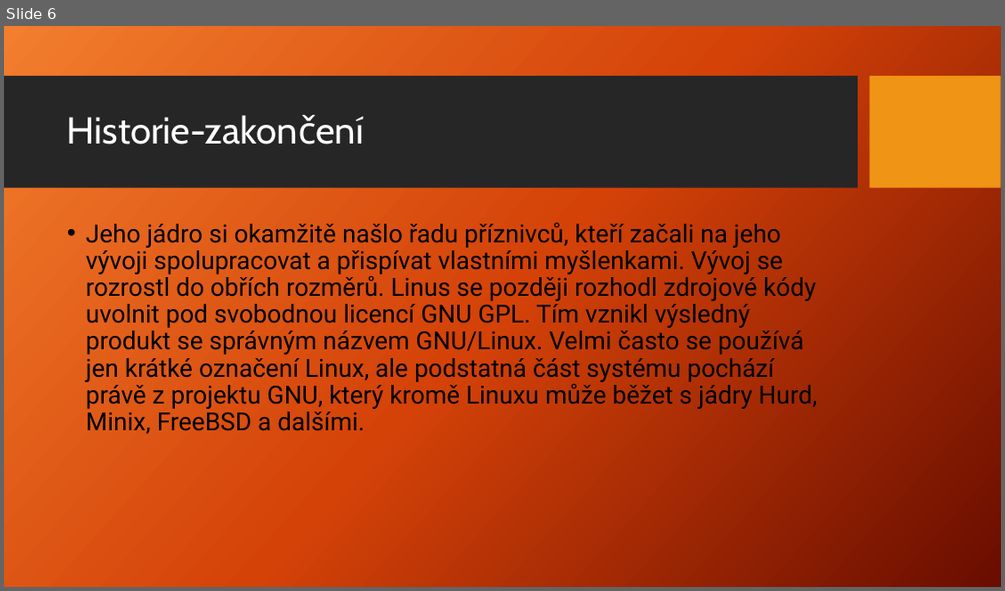
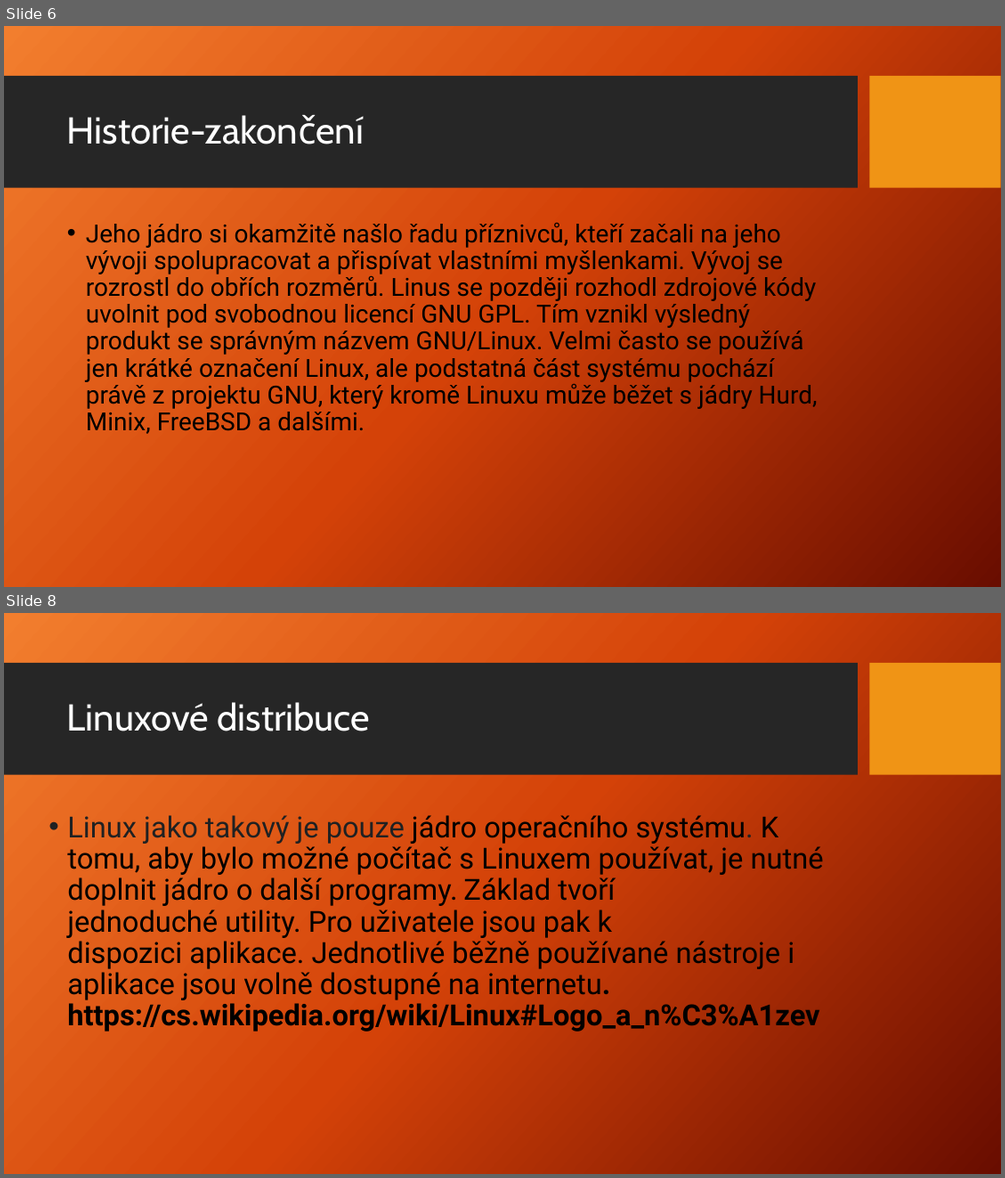
Before and after one commit to Jakub-Benes/Prezentace, a slide deck: Linux.pptx. Shown one above the other, each under a label of ours: slide 6 before the commit, slides 6 and 8 after it; the slides between them are not shown. The pictures are 1005x591 and 1005x1178 pixels, drawn with LibreOffice and Linux fonts; fonts in the diff are those of the drawing; background and template pictures are left out. Boxes give left, top, right and bottom in pixels: in the first picture for what was removed or moved away, otherwise in the second. Text is boxed around its words. In the diff, an @@ line names an element or a change of style, - is before the commit and + after.

```diff
--- a/Linux.pptx
+++ b/Linux.pptx
@@ slide 8 added at [4, 613, 1001, 1174], background picture (left out); not listed: 2 template elements that a slide beside it also shows @@
@@ title added at [67, 702, 370, 731], 36 pt, text #FFFFFF @@
+Linuxové distribuce
@@ text added at [67, 815, 824, 1033], 28 pt, text #000000 @@
+  • Linux jako takový je pouze jádro operačního systému. K tomu, aby bylo možné počítač s Linuxem používat, je nutné doplnit jádro o další programy. Základ tvoří jednoduché utility. Pro uživatele jsou pak k dispozici aplikace. Jednotlivé běžně používané nástroje i aplikace jsou volně dostupné na internetu. https://cs.wikipedia.org/wiki/Linux#Logo_a_n%C3%A1zev
```
Also in this commit, not shown: 1 other slide added.
